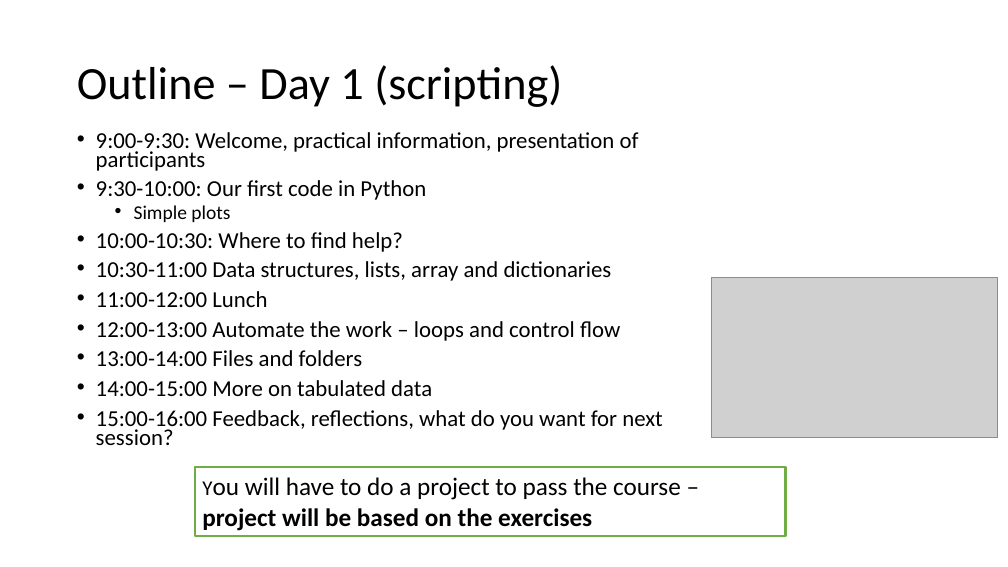
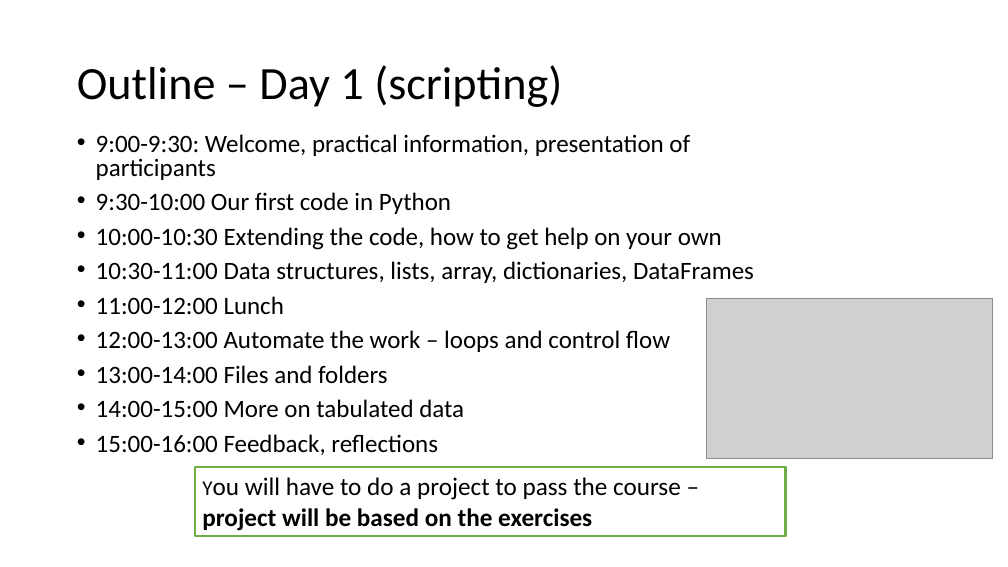
Before and after one commit to ahiorth/Pytato, a slide deck: slide 2 of Day1.pptx. Drawn at 1008x567 pixels with LibreOffice and Linux fonts; fonts in the diff are those of the drawing; grey boxes stand for pictures. Boxes give left, top, right and bottom in pixels: in the first picture for what was removed or moved away, otherwise in the second. Text is boxed around its words. In the diff, an @@ line names an element or a change of style, - is before the commit and + after.

```diff
--- a/Day1.pptx
+++ b/Day1.pptx
@@ text at (96,134,690,418): size 21.7 to 23.8 pt in "9:00-9:30: Welcome, practical information, presentation of p ...", "11:00-12:00 Lunch", "12:00-13:00 Automate the work – loops and ...", "13:00-14:00 Files and folders" and 1 more places; line spacing 0.7 to 0.8 @@
@@ text at (96,192,754,283): text changed; size 21.7 to 23.8 pt @@
-• 9:30-10:00: Our first code in Python
-  • Simple plots
-• 10:00-10:30: Where to find help?
-• 10:30-11:00 Data structures, lists, array and dictionaries
+• 9:30-10:00 Our first code in Python
+• 10:00-10:30 Extending the code, how to get help on your own
+• 10:30-11:00 Data structures, lists, array, dictionaries, DataFrames
@@ picture: place and size @@
-picture at (712,278,997,438)
+picture at (707,298,992,458)
@@ text at (96,434,438,455): text changed; size 21.7 to 23.8 pt @@
-• 15:00-16:00 Feedback, reflections, what do you want for next session?
+• 15:00-16:00 Feedback, reflections
```
Also in this commit, not shown: 1 other slide changed, 1 slide added, 2 other files.
